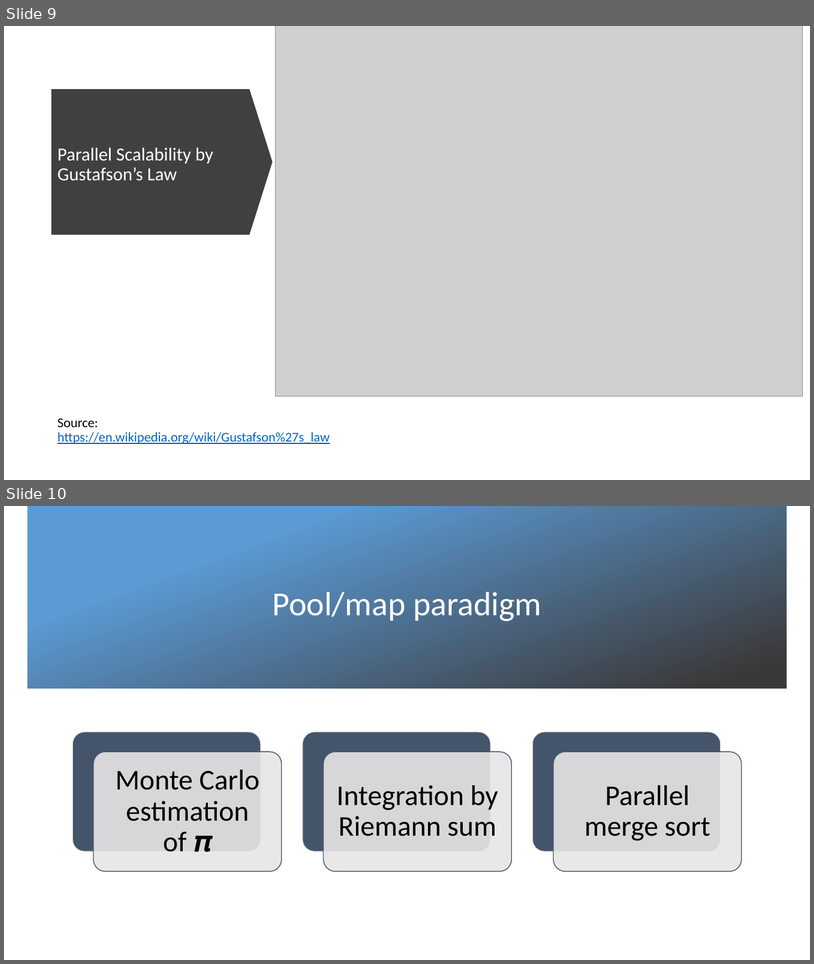
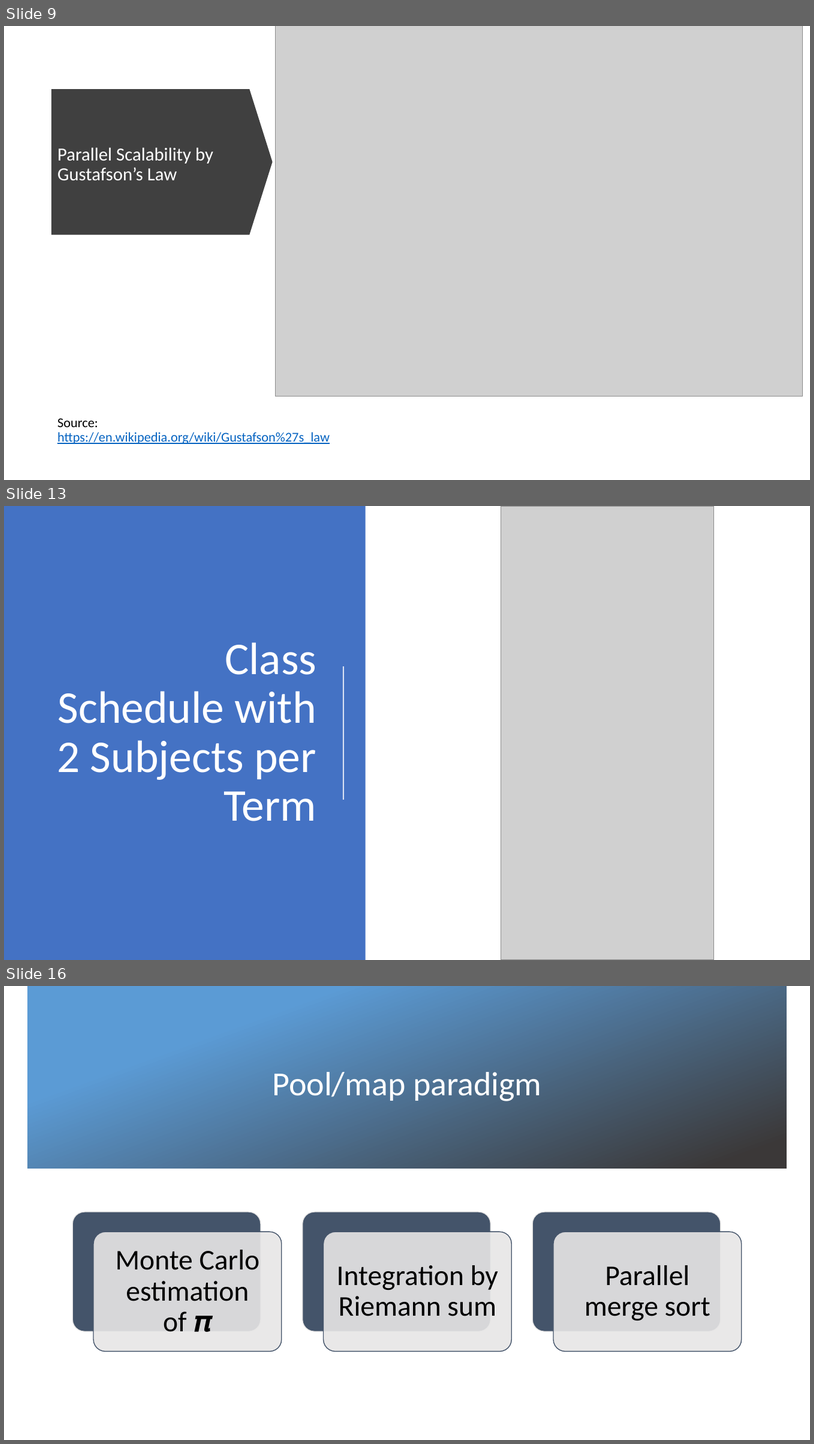
Before and after one commit to evarga/parallel-computing-lectures, a slide deck: lecture-2/presentation-2.pptx. Shown one above the other, each under a label of ours: slides 9 and 10 before the commit, slides 9, 13 and 16 after it; the slides between them are not shown. The pictures are 814x964 and 814x1444 pixels, drawn with LibreOffice and Linux fonts; fonts in the diff are those of the drawing; grey boxes stand for pictures; background and template pictures are left out. Boxes give left, top, right and bottom in pixels: in the first picture for what was removed or moved away, otherwise in the second. Text is boxed around its words. In the diff, an @@ line names an element or a change of style, - is before the commit and + after.

```diff
--- a/lecture-2/presentation-2.pptx
+++ b/lecture-2/presentation-2.pptx
@@ slide 13 added at <box>4,506,810,960</box>, background #FFFFFF @@
@@ rectangle added at <box>4,506,366,960</box>, fill #4472C4 @@
@@ picture added at <box>501,506,714,960</box> @@
@@ title added at <box>57,642,317,821</box>, 54 pt, text #FFFFFF @@
+Class Schedule with 2 Subjects per Term
@@ line added from (344, 666) to (344, 799), #FFFFFF 1.5 pt @@
@@ what was slide 10 is now slide 16 @@
```
Also in this commit, not shown: 5 other slides added.
